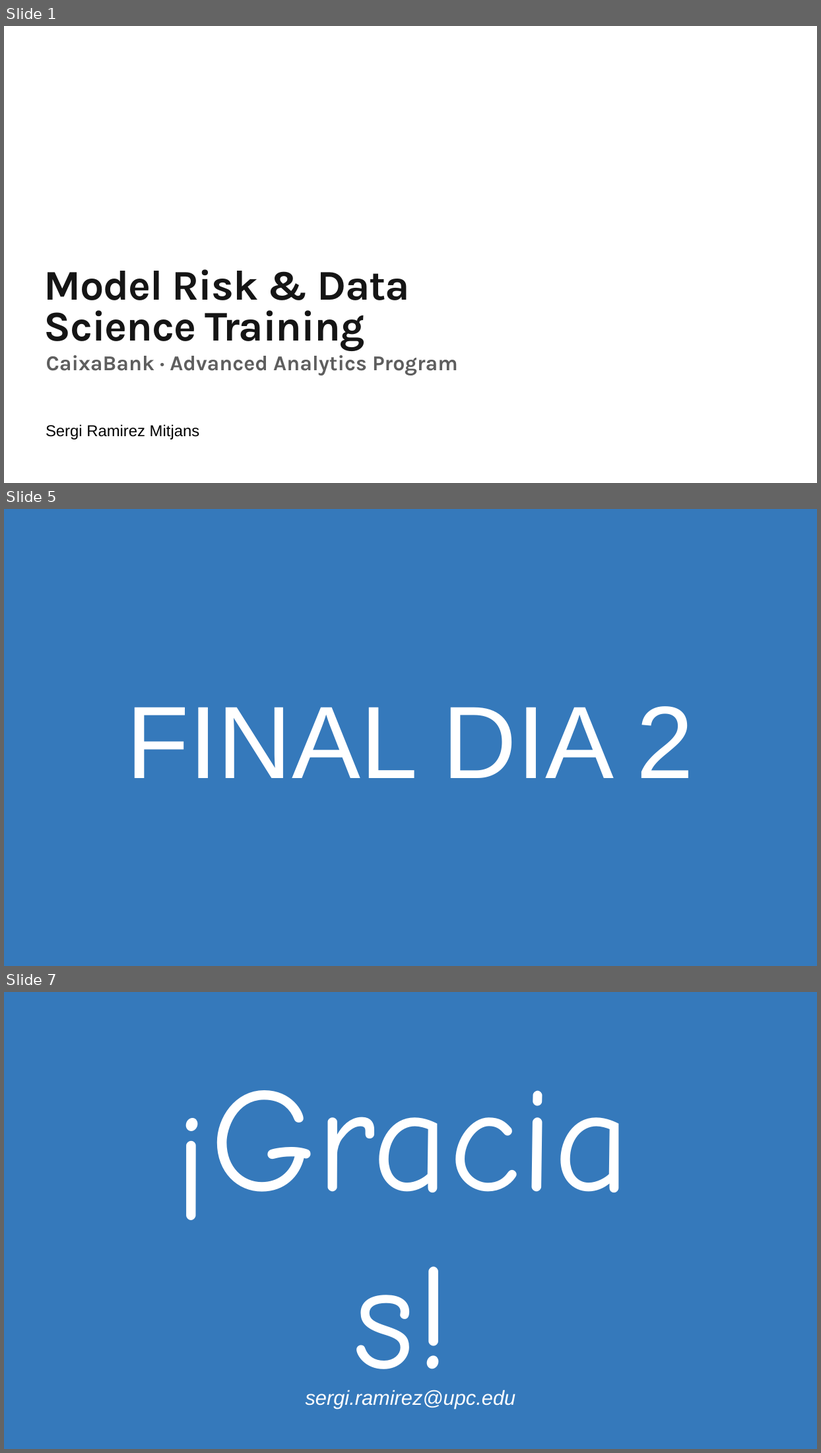
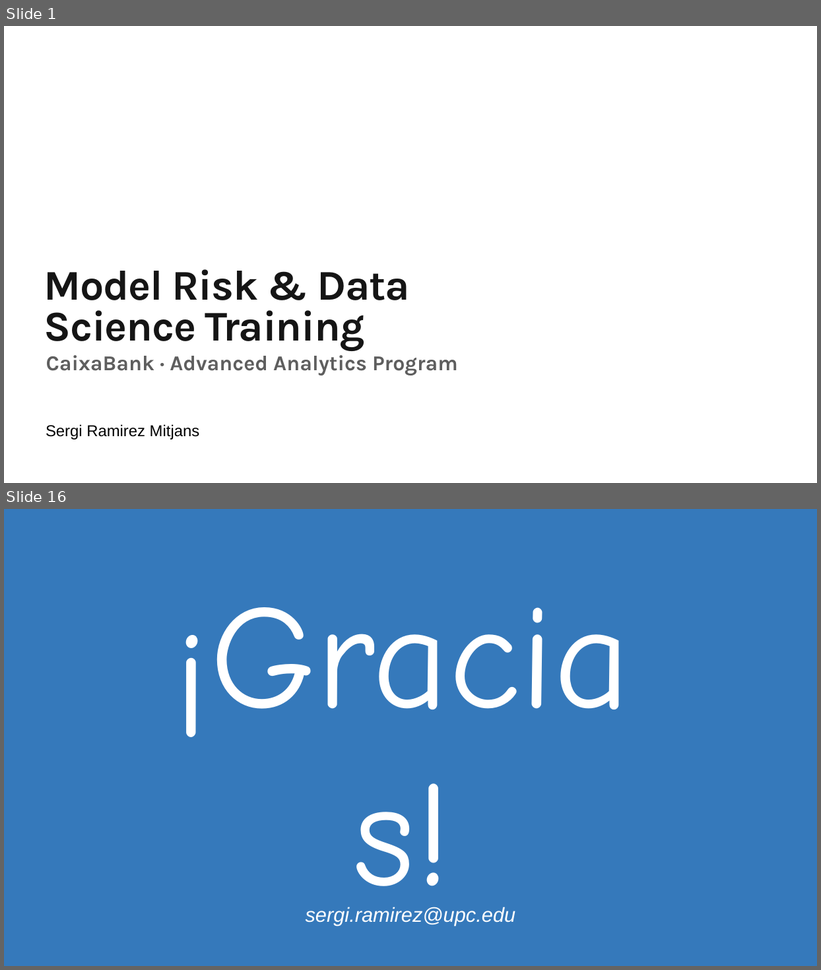
Before and after one commit to ramitjansIA/caixabank_formacion, a slide deck: 26Workshop.pptx. Shown one above the other, each under a label of ours: slides 1, 5 and 7 before the commit, slides 1 and 16 after it; the slides between them are not shown. The pictures are 821x1453 and 821x970 pixels, drawn with LibreOffice and Linux fonts; fonts in the diff are those of the drawing; background and template pictures are left out. Boxes give left, top, right and bottom in pixels: in the first picture for what was removed or moved away, otherwise in the second. Text is boxed around its words. In the diff, an @@ line names an element or a change of style, - is before the commit and + after.

```diff
--- a/26Workshop.pptx
+++ b/26Workshop.pptx
@@ slide 5 removed at (x1=4, y1=509, x2=817, y2=966), background #3579BB @@
@@ text removed at (x1=127, y1=706, x2=694, y2=778) @@
-FINAL DIA 2
@@ what was slide 7 is now slide 16 @@
```
Also in this commit, not shown: 1 slide changed, 14 slides added, 3 other slides removed.
